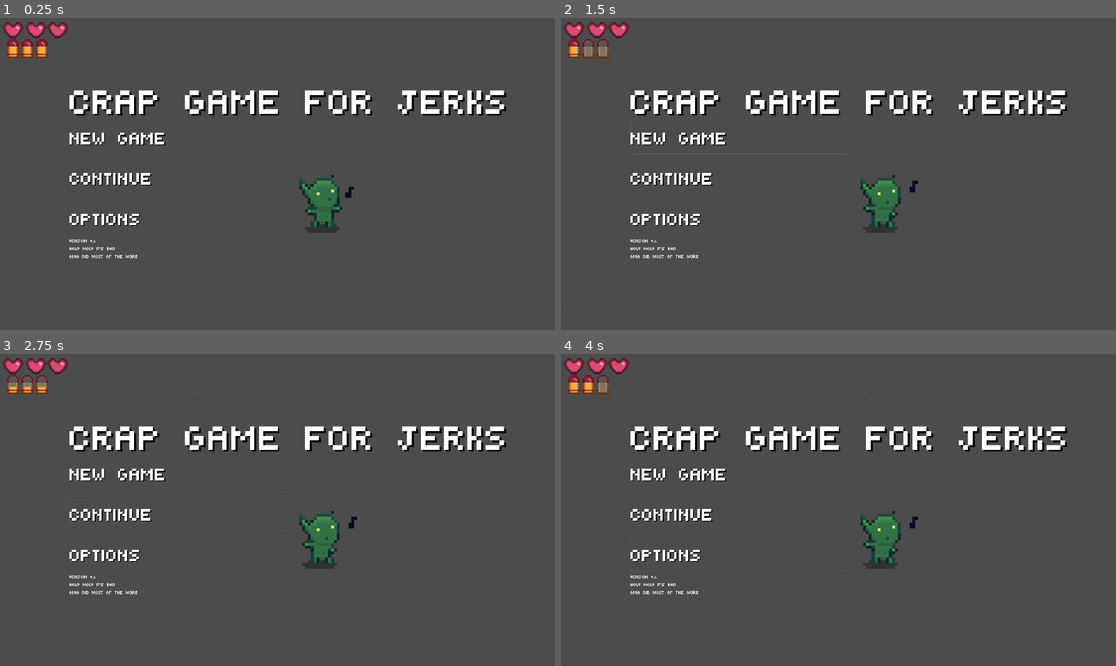
Above: before the commit, frames 1-4 (two rows, left to right).
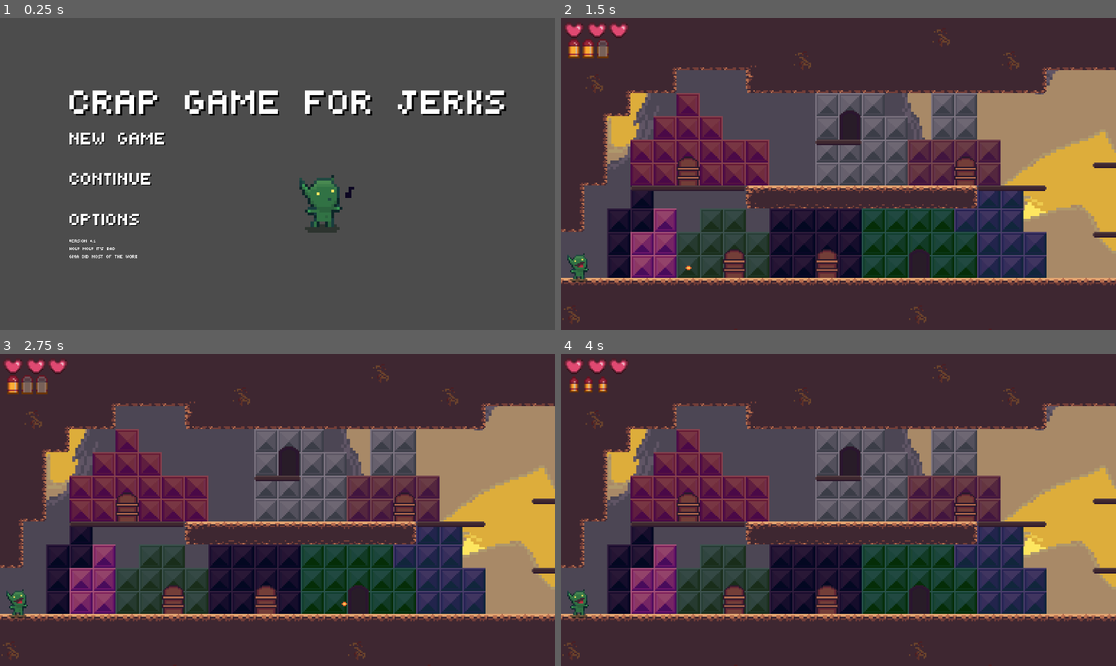
Above: after the commit, the same moments.

Repository: htimsekim/gobbo
Game: Godot game, scene res://src/title/titleMenu.tscn
Two runs of this game, one before a commit and one after it. Both use one fixed random seed, a clock stepped at 60 frames per second and the inputs below.
Inputs (mouse positions are in pixels of both pictures, inside the frame that each line leads up to):
- Up to frame 1 (0.25 s): no input
- Up to frame 2 (1.5 s): click "new game" at 0.5 s; click (738, 136) at 1.25 s, where only the run before the commit has a clickable "new game"
- Up to frame 3 (2.75 s): click (177, 513) at 2 s, where only the run before the commit has a clickable "continue"
- Up to frame 4 (4 s): click (738, 513) at 2.75 s, where only the run before the commit has a clickable "continue"; click (738, 553) at 3.5 s, where only the run before the commit has a clickable "options"

The runs differ from the first frame. In frame 1, 0.8% of the frame differs, in the area x 0-13%, y 1-13%; in frame 2, 86%; in frame 3, 86%; in frame 4, 86%, in the area x 0-100%, y 0-100%.
Error after the commit: Invalid get index '0' (on base: 'Array'). (res://src/title/newGameButton.gd:11)

Commit message:
menu new game

Diff:
--- a/src/Main/Game.gd
+++ b/src/Main/Game.gd
@@ -1,21 +1 @@
 extends Node
-
-const levelResource = "res://src/levels/demo.tscn"
-#const levelResource = "res://src/levels/gobtown-prequake.tscn"
-#const levelResource = "res://src/levels/gobtown-prequake.tscn"
-
-var username
-
-
-func _ready():
-	full_screen() #comment this code out to run the game in a window
-	Global.goto_scene(levelResource, "level/spawns/spawn1")
-
-func full_screen():
-
-	if IP.get_local_addresses()[0]=="192.168.37.34":
-		OS.set_current_screen(2)
-	else:
-		OS.set_current_screen(0)
-	OS.window_fullscreen = true
-	OS.set_borderless_window(true)
--- a/src/Main/Global.gd
+++ b/src/Main/Global.gd
@@ -8,6 +8,9 @@
 var earthquake_happened = [false, "-prequake", "-postquake"]
 
 func _ready():
+	get_tree().paused = true
+
+func load_player():
 	var root = get_tree().get_root()
 	current_scene = root.get_child(root.get_child_count() - 1) # get current scene to remove/update
 	var playerInstance = playerResource.instance() #instance in player
--- /dev/null
+++ b/src/title/newGameButton.gd
@@ -0,0 +1,21 @@
+extends Button
+
+#const levelResource = "res://src/levels/demo.tscn"
+const levelResource = "res://src/levels/gobtown-prequake.tscn"
+var username
+
+func _ready():
+	full_screen() #comment this code out to run the game in a window
+
+func full_screen():
+	if IP.get_local_addresses()[0]=="192.168.37.34":
+		OS.set_current_screen(2)
+	else:
+		OS.set_current_screen(0)
+	OS.window_fullscreen = true
+	OS.set_borderless_window(true)
+
+func _on_newGameButton_toggled(button_pressed):
+	get_tree().paused = false
+	Global.load_player()
+	Global.goto_scene(levelResource, "level/spawns/spawn1")
--- a/src/title/newGameButton.tscn
+++ b/src/title/newGameButton.tscn
@@ -1,8 +1,10 @@
-[gd_scene load_steps=2 format=2]
+[gd_scene load_steps=3 format=2]
 
 [ext_resource path="res://src/title/button.tscn" type="PackedScene" id=1]
+[ext_resource path="res://src/title/newGameButton.gd" type="Script" id=2]
 
 [node name="newGameButton" instance=ExtResource( 1 )]
+script = ExtResource( 2 )
 
 [node name="Label" parent="." index="0"]
 text = "new game"
--- a/src/title/titleMenu.tscn
+++ b/src/title/titleMenu.tscn
@@ -45,6 +45,7 @@
 font_data = ExtResource( 5 )
 
 [node name="titleScreen" type="Control"]
+pause_mode = 2
 anchor_right = 1.0
 anchor_bottom = 1.0
 __meta__ = {
@@ -86,6 +87,7 @@
 [node name="newGameButton" parent="menu/centerRow/buttons" instance=ExtResource( 2 )]
 margin_right = 758.0
 margin_bottom = 120.0
+toggle_mode = true
 
 [node name="continueButton" parent="menu/centerRow/buttons" instance=ExtResource( 3 )]
 margin_top = 140.0
@@ -118,9 +120,10 @@
 [node name="Label" type="Label" parent="menu"]
 margin_top = 595.0
 margin_right = 1520.0
-margin_bottom = 883.0
+margin_bottom = 760.0
 size_flags_vertical = 7
 custom_fonts/font = SubResource( 4 )
 text = "version 0.1
 holy moly it's bad
 gina did most of the work"
+[connection signal="toggled" from="menu/centerRow/buttons/newGameButton" to="menu/centerRow/buttons/newGameButton" method="_on_newGameButton_toggled"]
